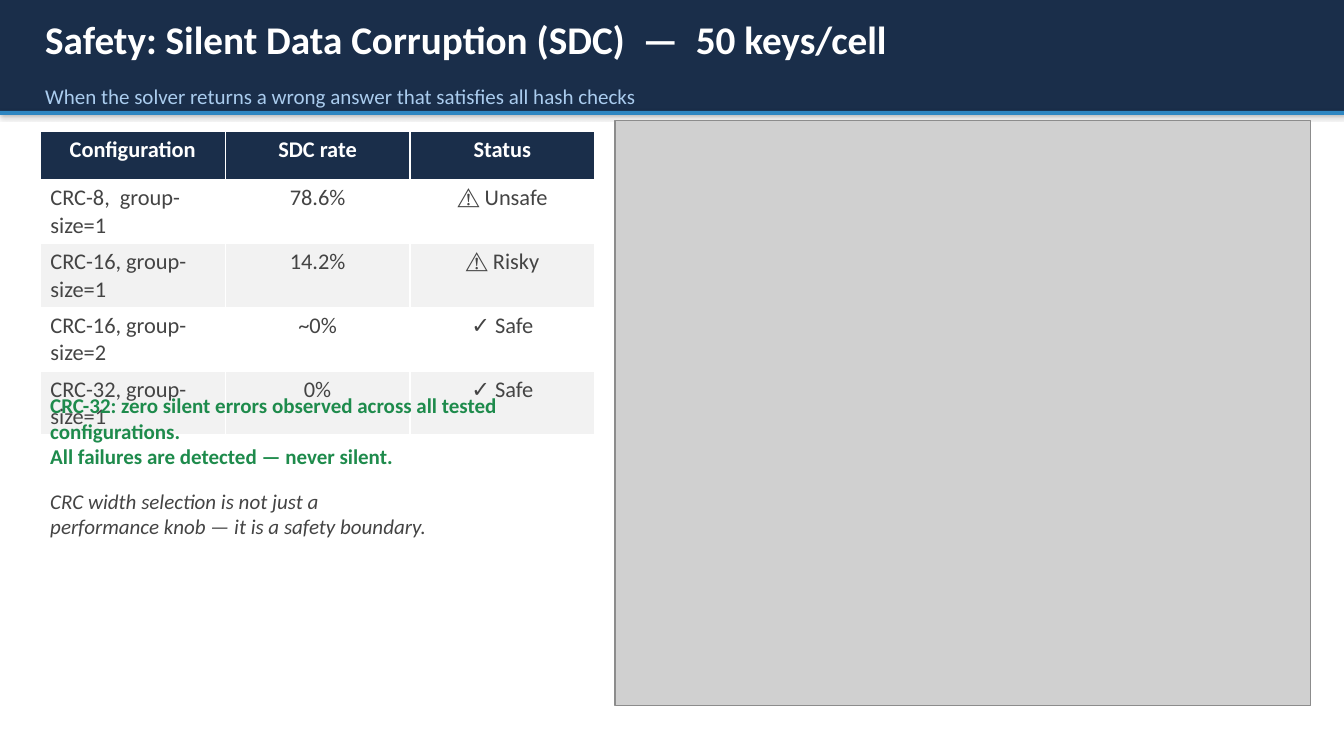
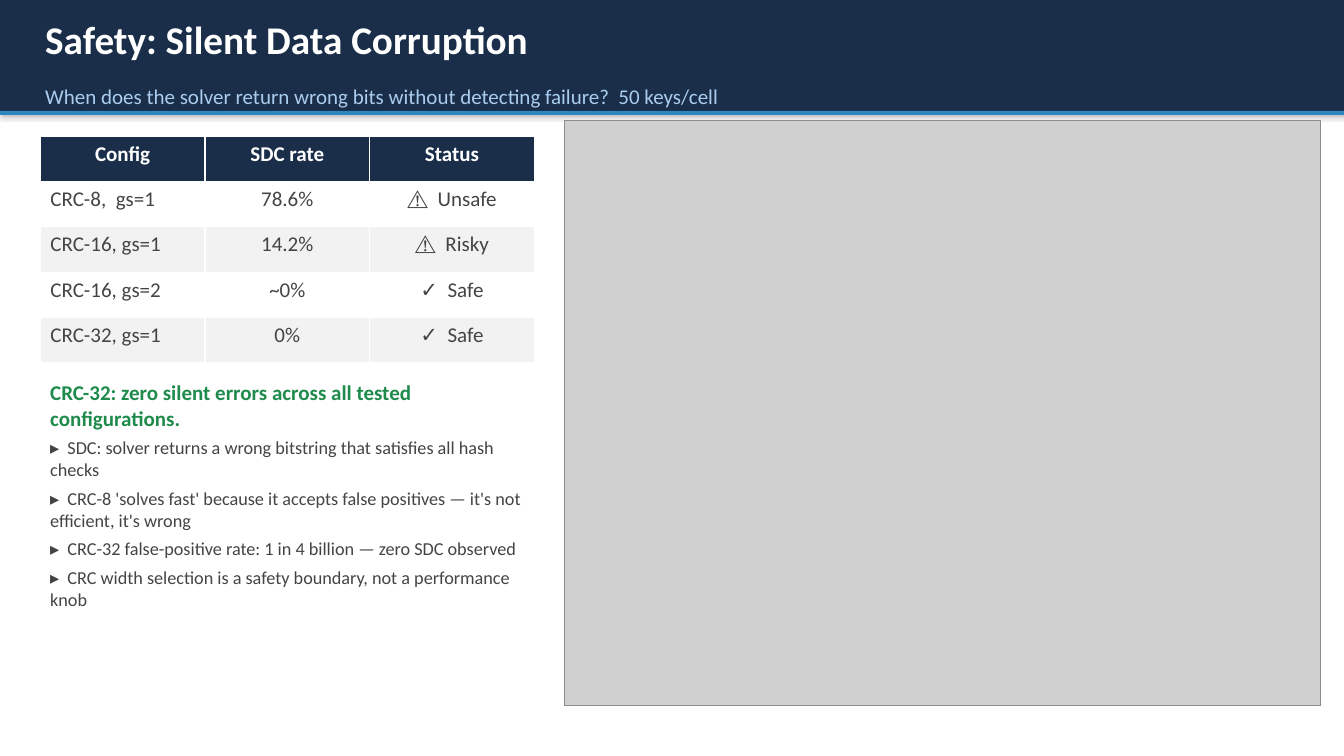
Before and after one commit to dmrlobo2002/approximate_ecc, a slide deck: slide 8 of advisor_slides.pptx (slide 7 before the commit). Drawn at 1344x756 pixels with LibreOffice and Linux fonts; fonts in the diff are those of the drawing; grey boxes stand for pictures. Boxes give left, top, right and bottom in pixels: in the first picture for what was removed or moved away, otherwise in the second. Text is boxed around its words. In the diff, an @@ line names an element or a change of style, - is before the commit and + after.

Commit message:
slides and fig3

```diff
--- a/advisor_slides.pptx
+++ b/advisor_slides.pptx
@@ text at [45,26,527,60]: text changed @@
-Safety: Silent Data Corruption (SDC) — 50 keys/cell
+Safety: Silent Data Corruption
@@ text at [45,89,717,108]: text changed @@
-When the solver returns a wrong answer that satisfies all hash checks
+When does the solver return wrong bits without detecting failure? 50 keys/cell
@@ table at [40,136,533,363] @@
-row 1, column 1: Configuration
+row 1, column 1: Config
-row 2, column 1: CRC-8, group-size=1
+row 2, column 1: CRC-8, gs=1
-row 3, column 1: CRC-16, group-size=1
+row 3, column 1: CRC-16, gs=1
-row 4, column 1: CRC-16, group-size=2
+row 4, column 1: CRC-16, gs=2
-row 5, column 1: CRC-32, group-size=1
+row 5, column 1: CRC-32, gs=1
@@ size 16 to 15 pt in "SDC rate", "Status", "78.6%", "⚠ Unsafe" and 6 more places @@
@@ table: place and size @@
-table at [40,131,594,434]
+table at [40,136,533,363]
@@ picture: place and size @@
-picture at [615,121,1311,706]
+picture at [565,121,1321,706]
@@ text at [50,385,412,430]: text changed @@
-CRC-32: zero silent errors observed across all tested configurations.
-All failures are detected — never silent.
+CRC-32: zero silent errors across all tested configurations.
@@ text at [50,441,520,606]: text changed; size 15 to 13 pt; italic off @@
-CRC width selection is not just a
-performance knob — it is a safety boundary.
+▸ SDC: solver returns a wrong bitstring that satisfies all hash checks
+▸ CRC-8 'solves fast' because it accepts false positives — it's not efficient, it's wrong
+▸ CRC-32 false-positive rate: 1 in 4 billion — zero SDC observed
+▸ CRC width selection is a safety boundary, not a performance knob
```
Also in this commit, not shown: 3 other slides changed, 5 slides added, 9 slides removed, 4 other files.
